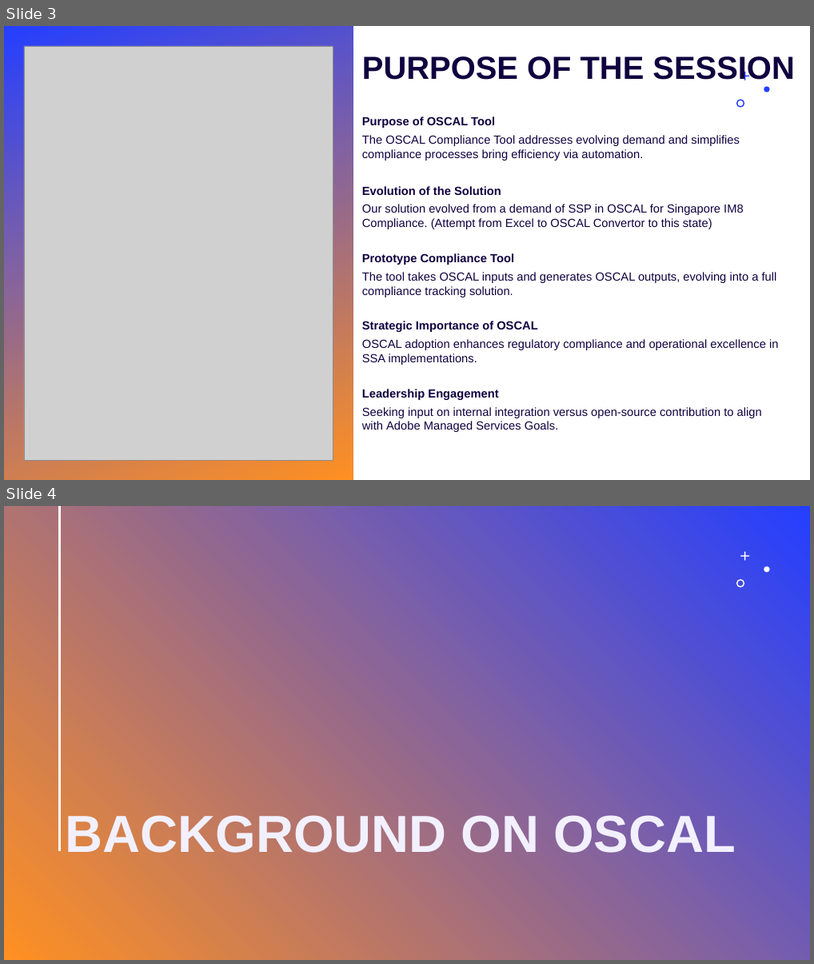
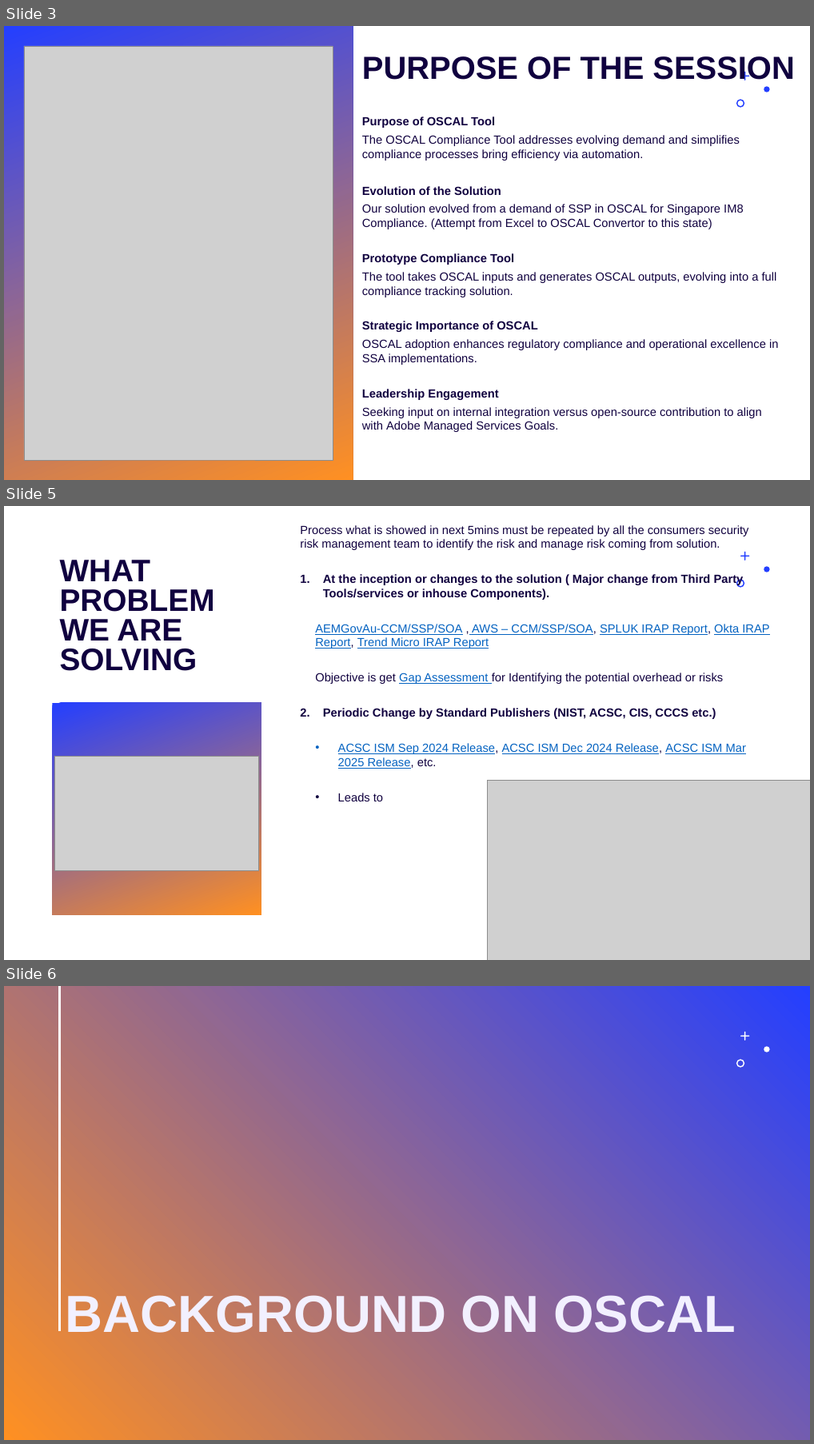
Before and after one commit to adobe/OSCAL-Reports, a slide deck: OSCAL_Compliance_Tool_Demo.pptx. Shown one above the other, each under a label of ours: slides 3 and 4 before the commit, slides 3, 5 and 6 after it; the slides between them are not shown. The pictures are 814x964 and 814x1444 pixels, drawn with LibreOffice and Linux fonts; fonts in the diff are those of the drawing; grey boxes stand for pictures. Boxes give left, top, right and bottom in pixels: in the first picture for what was removed or moved away, otherwise in the second. Text is boxed around its words. In the diff, an @@ line names an element or a change of style, - is before the commit and + after.

Commit message:
Updated as on 16th Dec 2026. Released for testing

```diff
--- a/OSCAL_Compliance_Tool_Demo.pptx
+++ b/OSCAL_Compliance_Tool_Demo.pptx
@@ slide 5 added at bbox=[4, 506, 810, 960], background #FFFFFF; not listed: 3 template elements that a slide beside it also shows @@
@@ text added at bbox=[300, 525, 770, 801], 14 pt, text #10013F @@
+Process what is showed in next 5mins must be repeated by all the consumers security risk management team to identify the risk and manage risk coming from solution.
+1. At the inception or changes to the solution ( Major change from Third Party Tools/services or inhouse Components).
+    AEMGovAu-CCM/SSP/SOA , AWS – CCM/SSP/SOA, SPLUK IRAP Report, Okta IRAP Report, Trend Micro IRAP Report
+    Objective is get Gap Assessment for Identifying the potential overhead or risks
+2. Periodic Change by Standard Publishers (NIST, ACSC, CIS, CCCS etc.)
+  • ACSC ISM Sep 2024 Release, ACSC ISM Dec 2024 Release, ACSC ISM Mar 2025 Release, etc.
+  • Leads to
@@ title added at bbox=[60, 560, 215, 671], 37 pt, text #10013F, bold @@
+WHAT PROBLEM
+WE ARE SOLVING
@@ rectangle added at bbox=[52, 703, 261, 914], fill gradient #243FFF to #FF9022 @@
@@ picture added at bbox=[55, 756, 259, 870] @@
@@ picture added at bbox=[488, 780, 810, 960] @@
@@ what was slide 4 is now slide 6 @@
```
Also in this commit, not shown: 1 slide changed, 1 other slide added.
